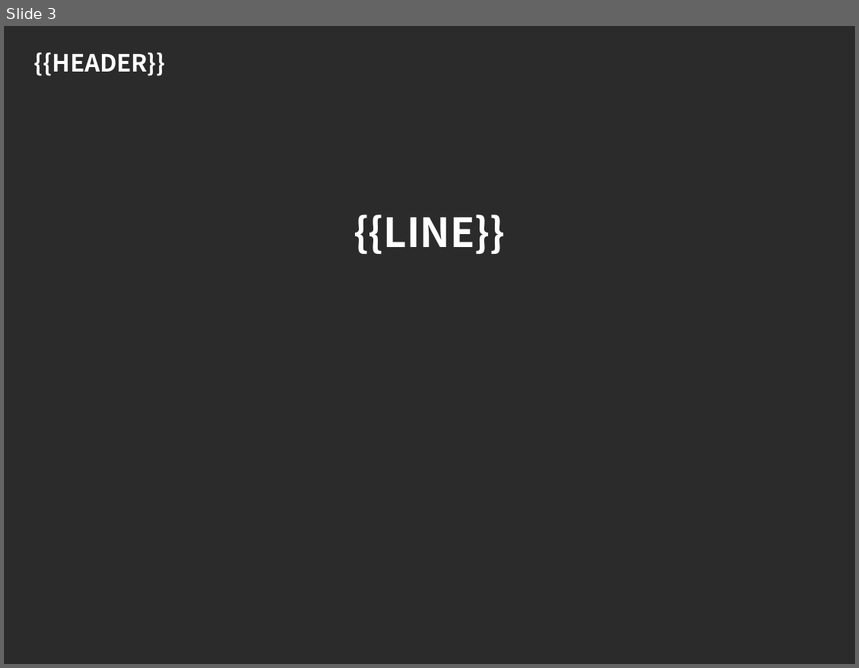
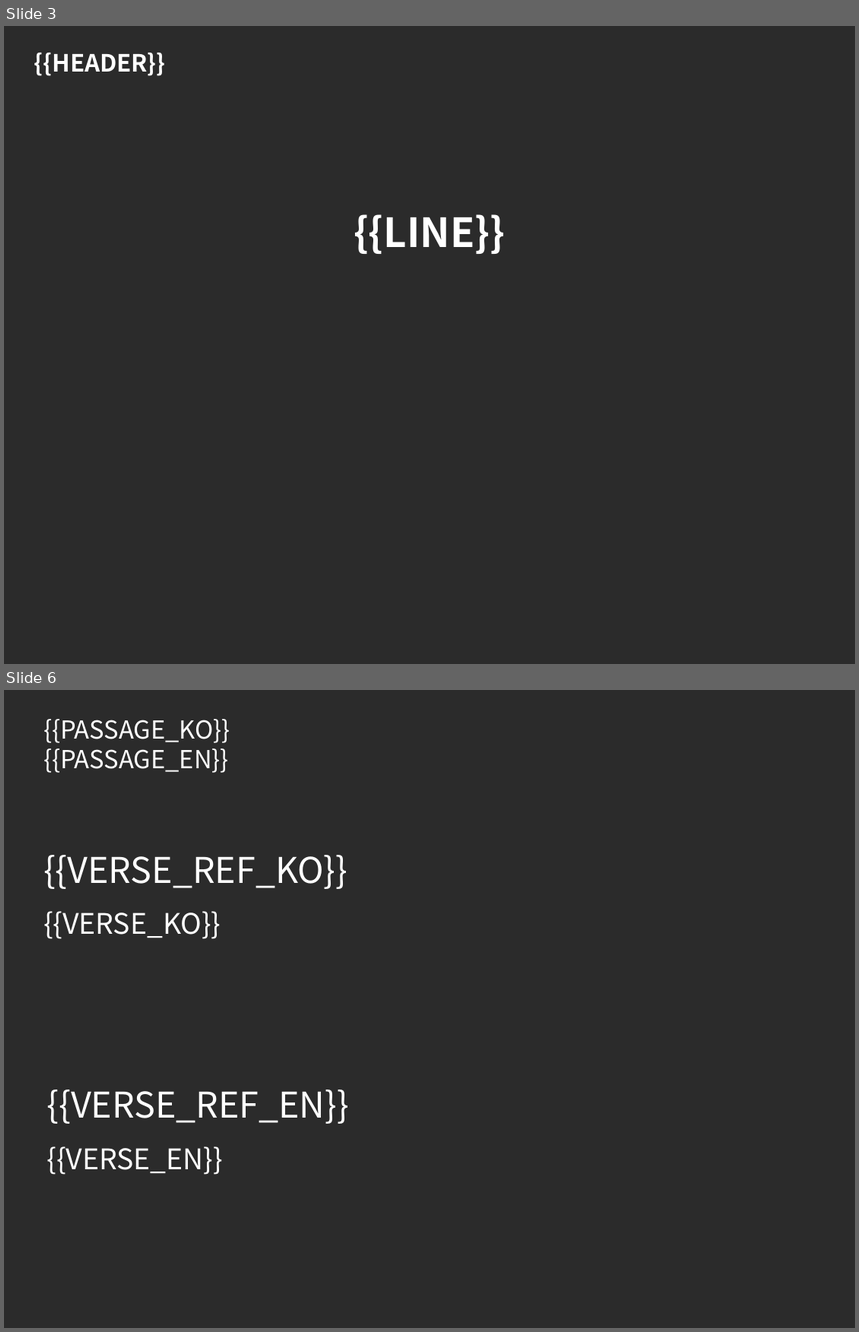
Before and after one commit to shrlak/ppt, a slide deck: public/praise-template.pptx. Shown one above the other, each under a label of ours: slide 3 before the commit, slides 3 and 6 after it; the slides between them are not shown. The pictures are 859x668 and 859x1332 pixels, drawn with LibreOffice and Linux fonts; fonts in the diff are those of the drawing; background and template pictures are left out; a plain dark background stands for a picture behind light text. Boxes give left, top, right and bottom in pixels: in the first picture for what was removed or moved away, otherwise in the second. Text is boxed around its words. In the diff, an @@ line names an element or a change of style, - is before the commit and + after.

```diff
--- a/public/praise-template.pptx
+++ b/public/praise-template.pptx
@@ slide 6 added at box(4, 690, 855, 1328), background picture (left out) @@
@@ text added at box(44, 719, 230, 773), 21 pt, text #FFFFFF @@
+{{PASSAGE_KO}}
+{{PASSAGE_EN}}
@@ text added at box(44, 855, 348, 939), 30 pt, text #FFFFFF @@
+{{VERSE_REF_KO}}
+{{VERSE_KO}}
@@ text added at box(47, 1090, 350, 1175), 30 pt, text #FFFFFF @@
+{{VERSE_REF_EN}}
+{{VERSE_EN}}
```
Also in this commit, not shown: 1 slide changed, 1 other slide added, 18 other files.
